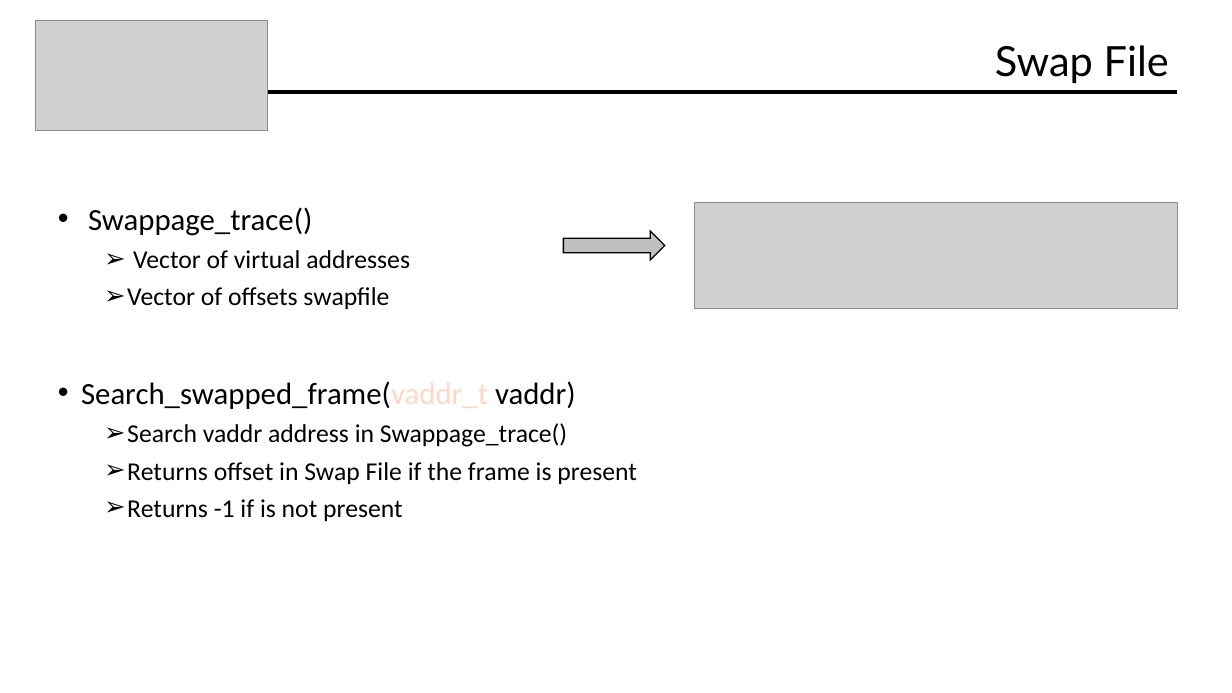
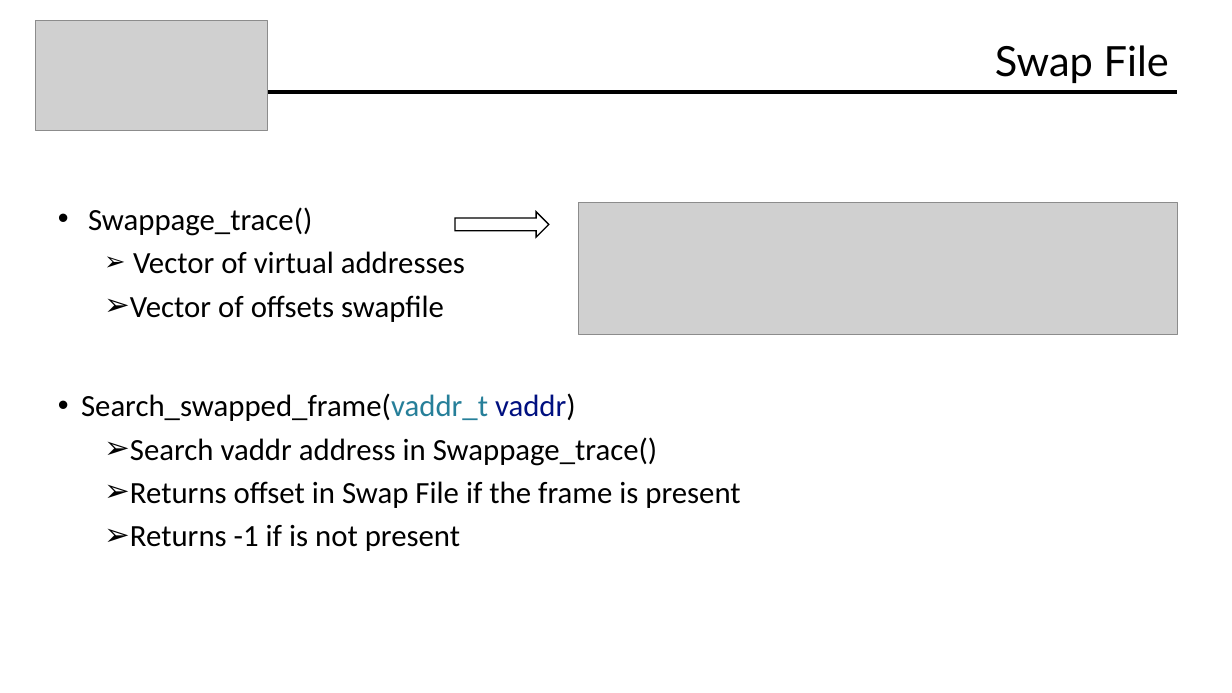
Before and after one commit to Davide619/OS161, a slide deck: slide 22 of Presentazione Progetto OS161.pptx (slide 21 before the commit). Drawn at 1232x693 pixels with LibreOffice and Linux fonts; fonts in the diff are those of the drawing; grey boxes stand for pictures. Boxes give left, top, right and bottom in pixels: in the first picture for what was removed or moved away, otherwise in the second. Text is boxed around its words. In the diff, an @@ line names an element or a change of style, - is before the commit and + after.

```diff
--- a/Presentazione Progetto OS161.pptx
+++ b/Presentazione Progetto OS161.pptx
@@ picture: place and size @@
-picture at [695,202,1177,309]
+picture at [579,202,1177,335]
@@ right arrow: place and size @@
-right arrow at [564,231,665,260]
+right arrow at [456,212,549,237]
@@ right arrow at [456,212,549,237]: fill #BFBFBF to #FFFFFF @@
@@ text at [81,251,740,551]: size 20 to 24 pt in "Vector of virtual addresses", "Vector of offsets swapfile", "Search vaddr address in Swappage_trace()", "Returns offset in Swap File if the ..." and 1 more places; text colour #FFD7C6 to #267F99 in "Search_swapped_frame(vaddr_t"; text colour #000000 to #001080 in "vaddr)" @@
```
Also in this commit, not shown: 22 other slides changed, 3 slides added, 1 slide removed.
